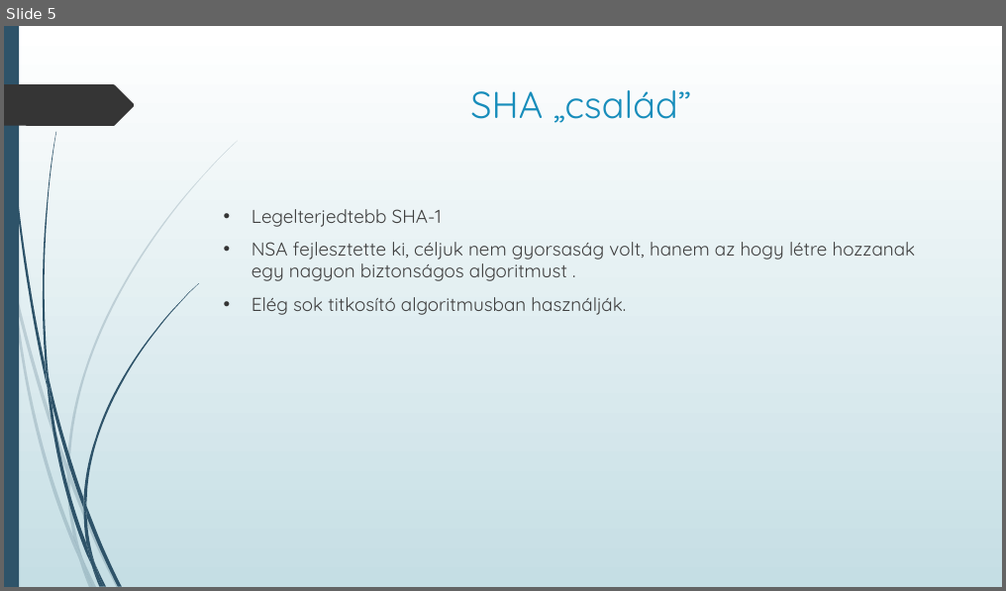
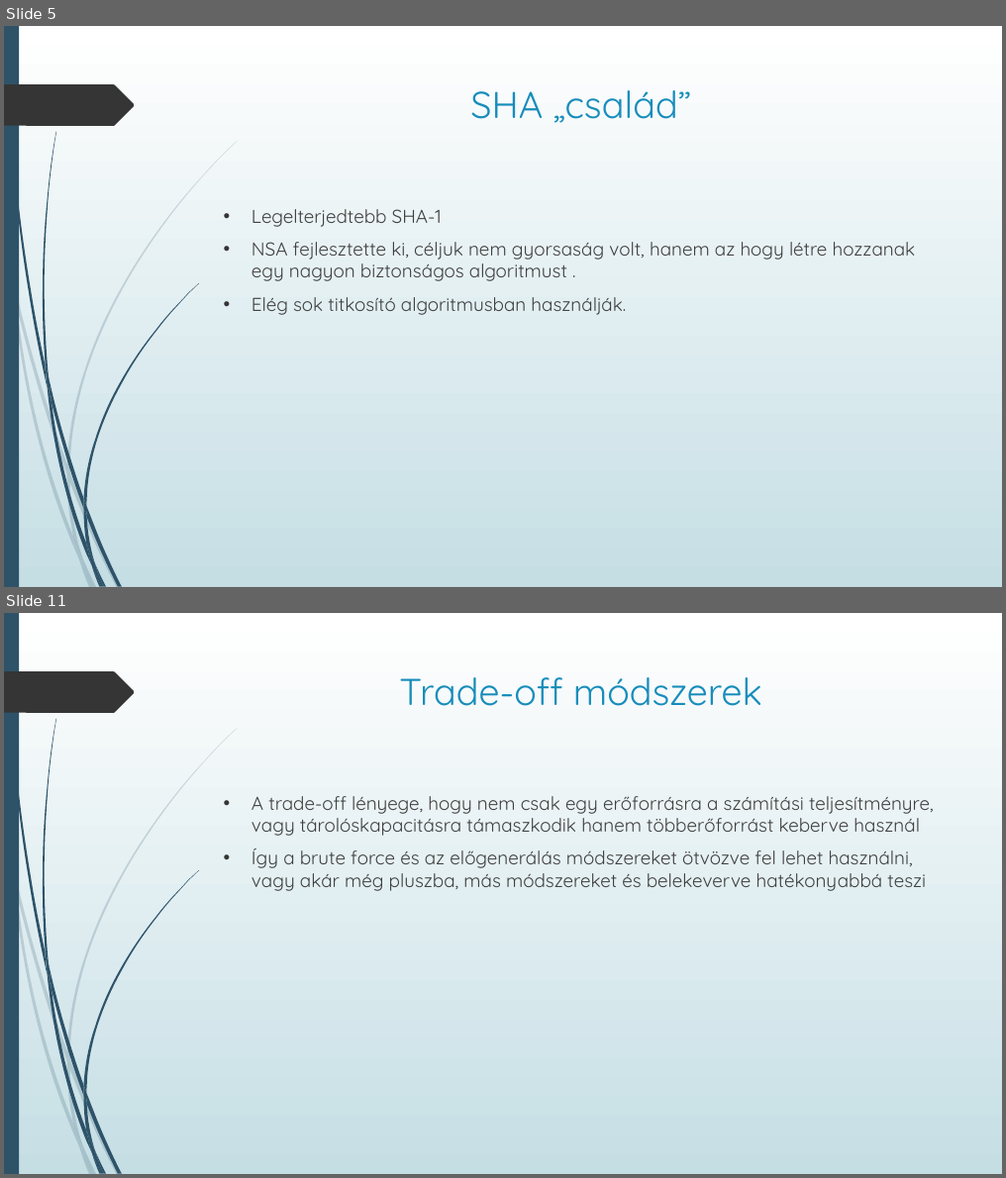
Before and after one commit to njszki-2016-14sz/CSS-Champions, a slide deck: Hash Tábla Algoritmisok.pptx. Shown one above the other, each under a label of ours: slide 5 before the commit, slides 5 and 11 after it; the slides between them are not shown. The pictures are 1006x591 and 1006x1178 pixels, drawn with LibreOffice and Linux fonts; fonts in the diff are those of the drawing. Boxes give left, top, right and bottom in pixels: in the first picture for what was removed or moved away, otherwise in the second. Text is boxed around its words. In the diff, an @@ line names an element or a change of style, - is before the commit and + after.

```diff
--- a/Hash Tábla Algoritmisok.pptx
+++ b/Hash Tábla Algoritmisok.pptx
@@ slide 11 added at (4,613,1002,1174), background gradient #FFFFFF to #C5DEE5; not listed: 24 template elements that a slide beside it also shows @@
@@ title added at (399,677,762,706), 36 pt, text #178DBB @@
+Trade-off módszerek
@@ text added at (252,796,934,891), 18 pt, text #404040 @@
+• A trade-off lényege, hogy nem csak egy erőforrásra a számítási teljesítményre, vagy tárolóskapacitásra támaszkodik hanem többerőforrást keberve használ
+• Így a brute force és az előgenerálás módszereket ötvözve fel lehet használni, vagy akár még pluszba, más módszereket és belekeverve hatékonyabbá teszi
```
Also in this commit, not shown: 5 other slides added.
